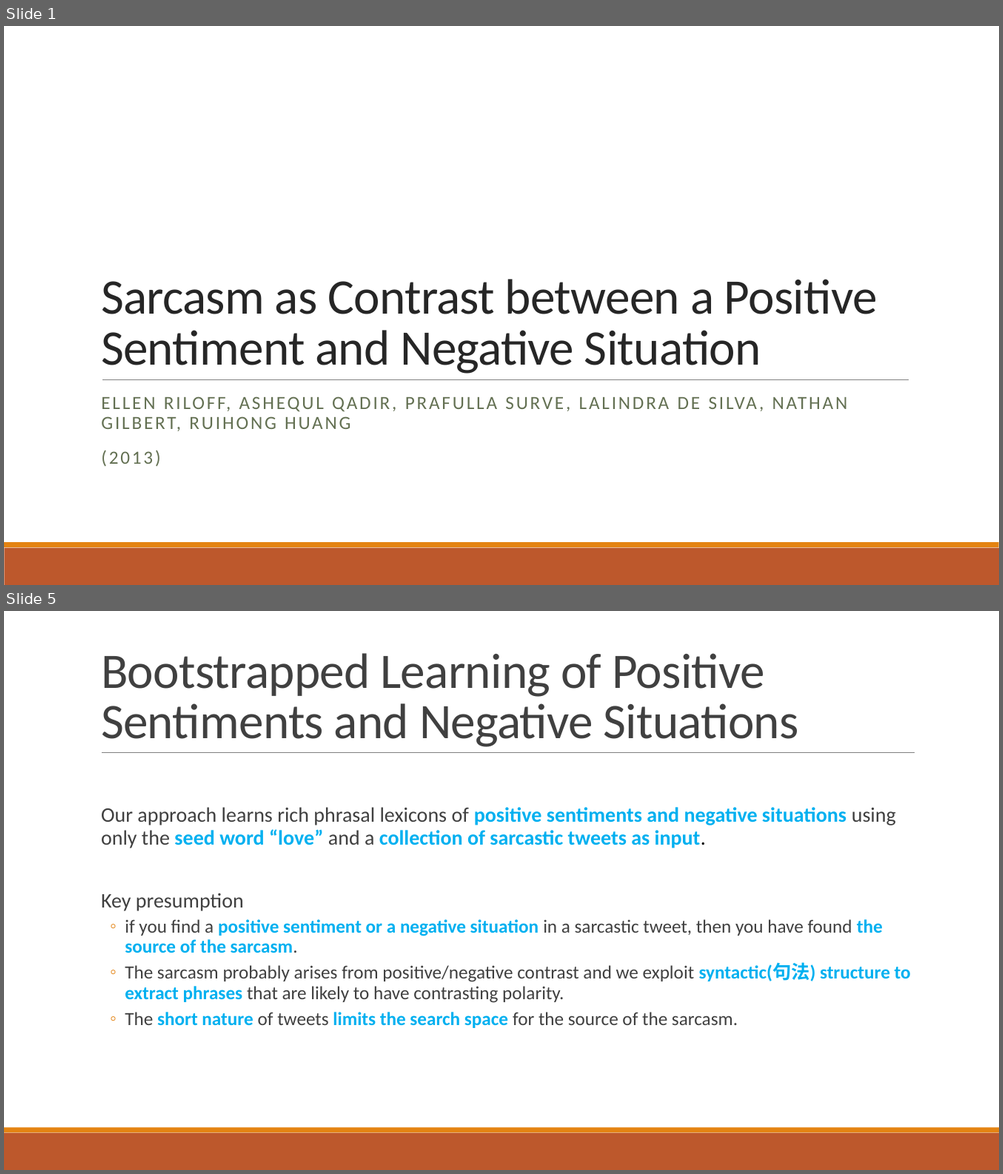
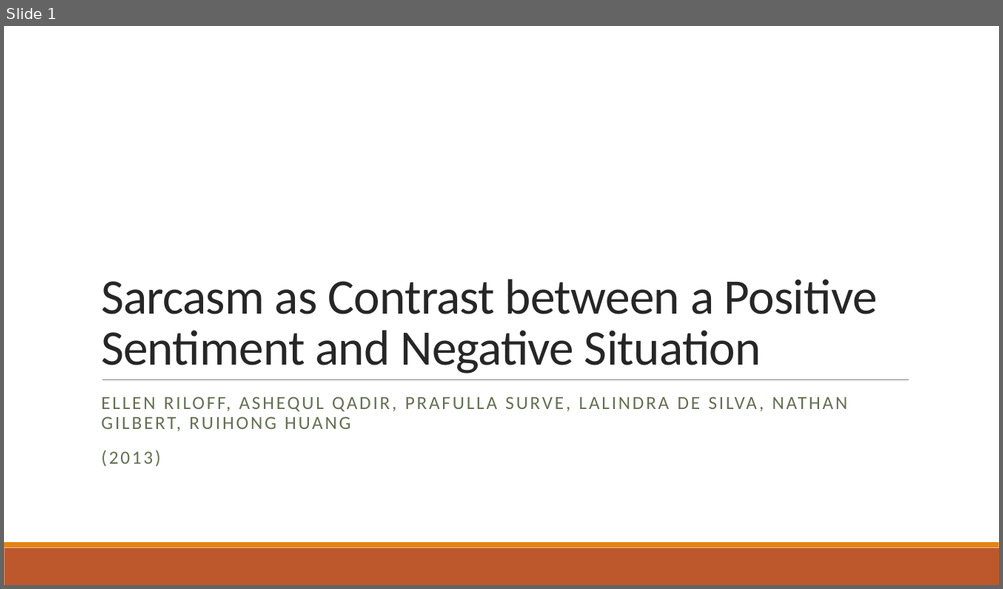
Before and after one commit to liangxh/grad, a slide deck: [文献调研] Sarcasm as Contrast between a Positive Sentiment and Negative Situation.pptx. Shown one above the other, each under a label of ours: slides 1 and 5 before the commit, slide 1 after it; the slides between them are not shown. The pictures are 1003x1174 and 1003x589 pixels, drawn with LibreOffice and Linux fonts; fonts in the diff are those of the drawing. Boxes give left, top, right and bottom in pixels: in the first picture for what was removed or moved away, otherwise in the second. Text is boxed around its words. In the diff, an @@ line names an element or a change of style, - is before the commit and + after.

```diff
--- a/[文献调研] Sarcasm as Contrast between a Positive Sentiment and Negative Situation.pptx
+++ b/[文献调研] Sarcasm as Contrast between a Positive Sentiment and Negative Situation.pptx
@@ slide 5 removed at bbox=[4, 611, 999, 1170], background #FFFFFF; not listed: 2 template elements that a slide beside it also shows @@
@@ title removed at bbox=[101, 653, 799, 747] @@
-Bootstrapped Learning of Positive
-Sentiments and Negative Situations
@@ line removed from (102, 753) to (915, 753) @@
@@ text removed at bbox=[101, 807, 910, 1028] @@
-  Our approach learns rich phrasal lexicons of positive sentiments and negative situations using only the seed word “love” and a collection of sarcastic tweets as input.
-  Key presumption
-  ◦ if you find a positive sentiment or a negative situation in a sarcastic tweet, then you have found the source of the sarcasm.
-  ◦ The sarcasm probably arises from positive/negative contrast and we exploit syntactic(句法) structure to extract phrases that are likely to have contrasting polarity.
-  ◦ The short nature of tweets limits the search space for the source of the sarcasm.
```
Also in this commit, not shown: 8 slides changed, 15 slides added, 2 other slides removed.
